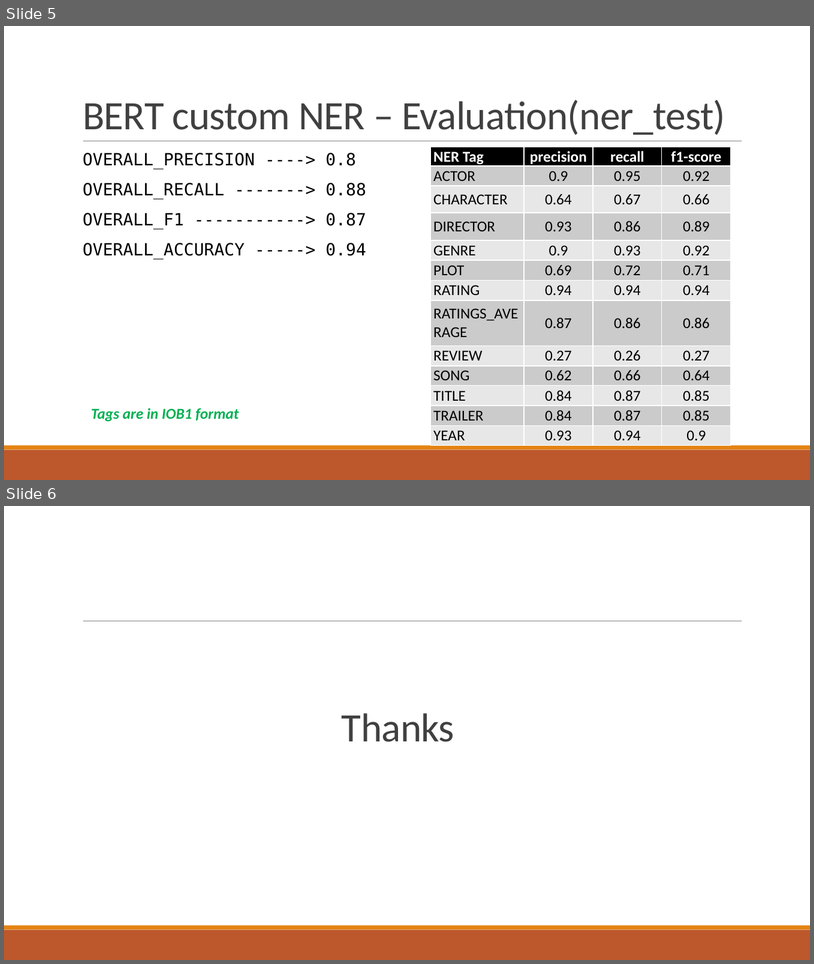
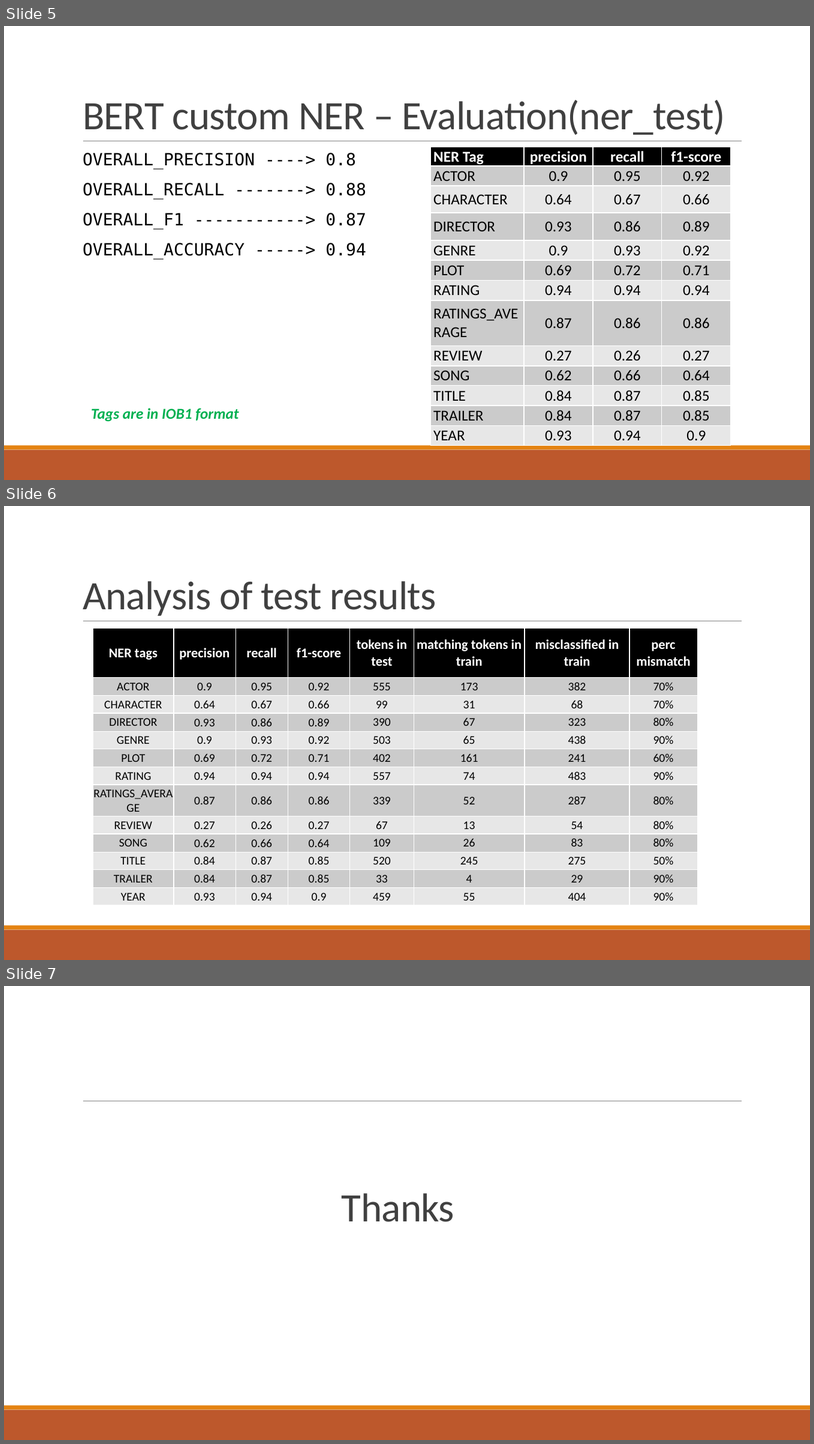
Before and after one commit to soumyachak/Custom-NER-Classification, a slide deck: NER model training.pptx. Shown one above the other, each under a label of ours: slides 5 and 6 before the commit, slides 5, 6 and 7 after it. The pictures are 814x964 and 814x1444 pixels, drawn with LibreOffice and Linux fonts; fonts in the diff are those of the drawing. Boxes give left, top, right and bottom in pixels: in the first picture for what was removed or moved away, otherwise in the second. Text is boxed around its words. In the diff, an @@ line names an element or a change of style, - is before the commit and + after.

```diff
--- a/NER model training.pptx
+++ b/NER model training.pptx
@@ slide 6 added at <box>4,506,810,960</box>, background #FFFFFF; not listed: 3 template elements that a slide beside it also shows @@
@@ title added at <box>83,581,436,616</box>, 48 pt, text #404040 @@
+Analysis of test results
@@ table added at <box>93,628,697,904</box>, 13 rows, 8 columns @@
+NER tags | precision | recall | f1-score | tokens in test | matching tokens in train | misclassified in train | perc mismatch
+ACTOR | 0.9 | 0.95 | 0.92 | 555 | 173 | 382 | 70%
+CHARACTER | 0.64 | 0.67 | 0.66 | 99 | 31 | 68 | 70%
+DIRECTOR | 0.93 | 0.86 | 0.89 | 390 | 67 | 323 | 80%
+GENRE | 0.9 | 0.93 | 0.92 | 503 | 65 | 438 | 90%
+PLOT | 0.69 | 0.72 | 0.71 | 402 | 161 | 241 | 60%
+RATING | 0.94 | 0.94 | 0.94 | 557 | 74 | 483 | 90%
+RATINGS_AVERAGE | 0.87 | 0.86 | 0.86 | 339 | 52 | 287 | 80%
+REVIEW | 0.27 | 0.26 | 0.27 | 67 | 13 | 54 | 80%
+SONG | 0.62 | 0.66 | 0.64 | 109 | 26 | 83 | 80%
+TITLE | 0.84 | 0.87 | 0.85 | 520 | 245 | 275 | 50%
+TRAILER | 0.84 | 0.87 | 0.85 | 33 | 4 | 29 | 90%
+YEAR | 0.93 | 0.94 | 0.9 | 459 | 55 | 404 | 90%
@@ what was slide 6 is now slide 7 @@
```
